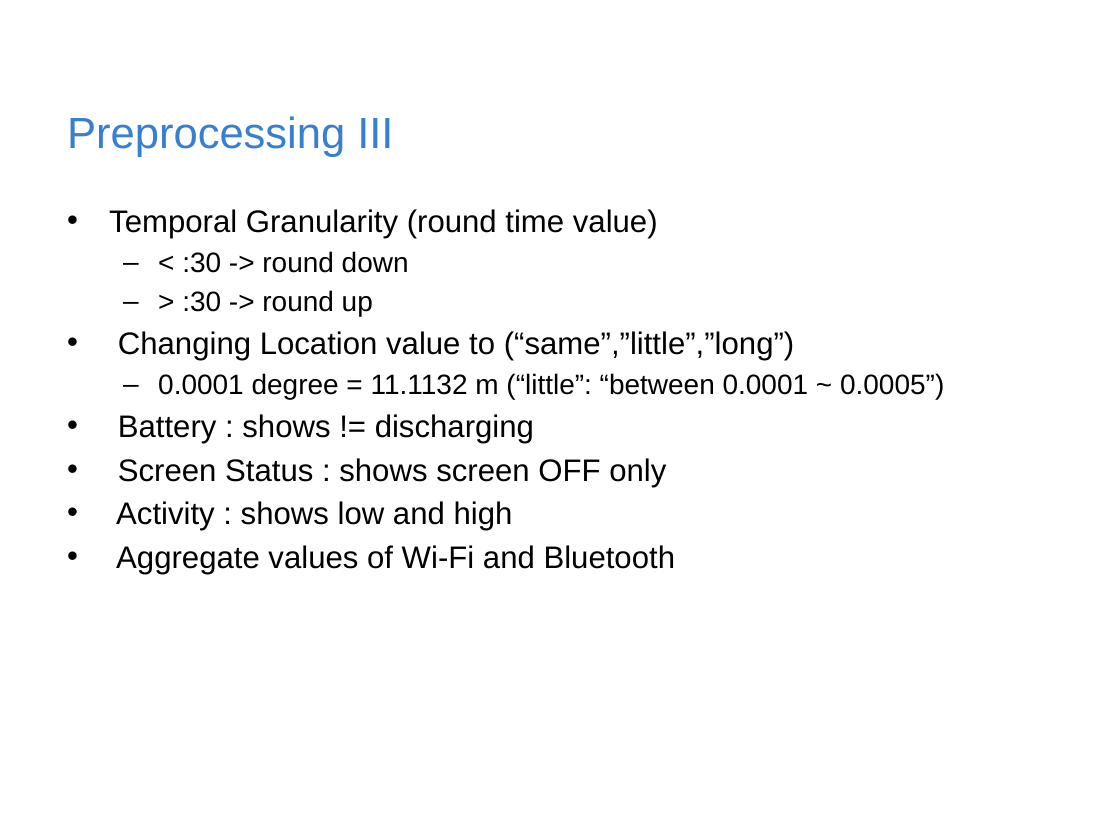
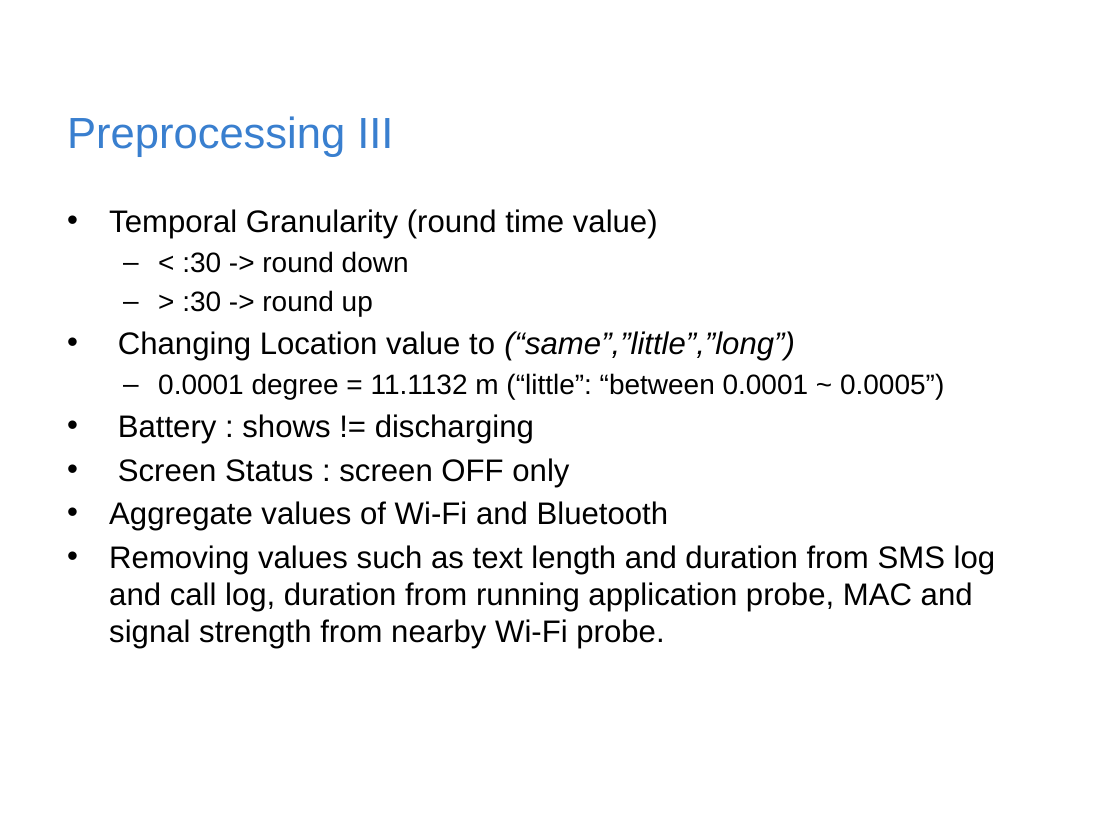
Before and after one commit to rischanlab/MyThesis, a slide deck: slide 15 of Thesis-presentation.pptx (slide 13 before the commit). Drawn at 1120x840 pixels with LibreOffice and Linux fonts; fonts in the diff are those of the drawing; background and template pictures are left out. Boxes give left, top, right and bottom in pixels: in the first picture for what was removed or moved away, otherwise in the second. Text is boxed around its words. In the diff, an @@ line names an element or a change of style, - is before the commit and + after.

```diff
--- a/Thesis-presentation.pptx
+++ b/Thesis-presentation.pptx
@@ text at bbox=[118, 331, 795, 361]: italic on in "(“same”,”little”,”long”)" @@
@@ text at bbox=[118, 458, 569, 487]: text changed @@
-• Screen Status : shows screen OFF only
-• Activity : shows low and high
+• Screen Status : screen OFF only
@@ text at bbox=[109, 545, 996, 649]: paragraph added @@
+• Removing values such as text length and duration from SMS log and call log, duration from running application probe, MAC and signal strength from nearby Wi-Fi probe.
```
Also in this commit, not shown: 12 other slides changed, 6 slides added, 5 slides removed.
